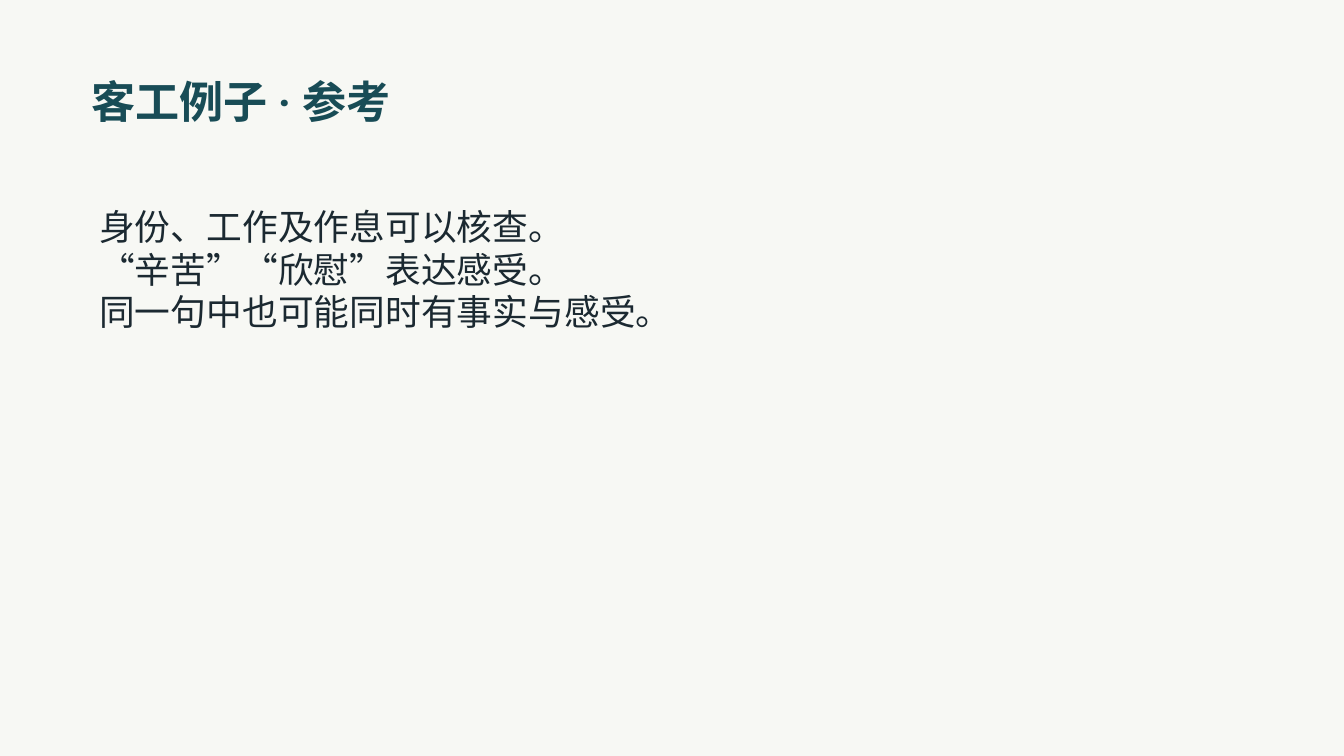
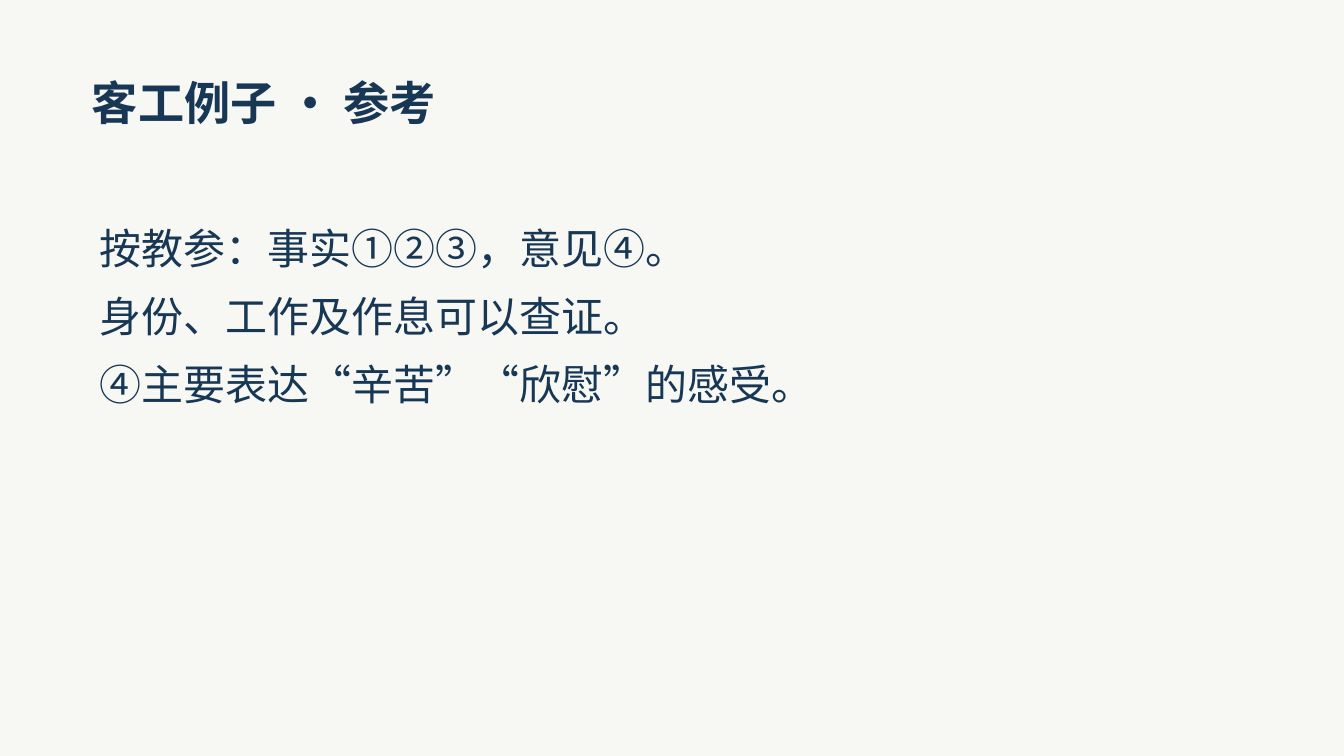
Before and after one commit to lf9675/huawentong-home, a slide deck: slide 29 of du/textbook/1hcl/unit6/shicheng-xuexi/teacher-slides.pptx (slide 24 before the commit). Drawn at 1344x756 pixels with LibreOffice and Linux fonts; fonts in the diff are those of the drawing. Boxes give left, top, right and bottom in pixels: in the first picture for what was removed or moved away, otherwise in the second. Text is boxed around its words. In the diff, an @@ line names an element or a change of style, - is before the commit and + after.

```diff
--- a/du/textbook/1hcl/unit6/shicheng-xuexi/teacher-slides.pptx
+++ b/du/textbook/1hcl/unit6/shicheng-xuexi/teacher-slides.pptx
@@ text "客工例子 · 参考" at bbox=[92, 80, 436, 124]: size 31.5 to 33 pt, font Roboto to Noto Sans CJK SC, text colour #184C56 to #173754 @@
@@ text at bbox=[99, 228, 813, 404]: text changed; size 25.5 to 30 pt; text colour #1B2931 to #173754 @@
-身份、工作及作息可以核查。
-“辛苦”“欣慰”表达感受。
-同一句中也可能同时有事实与感受。
+按教参：事实①②③，意见④。
+身份、工作及作息可以查证。
+④主要表达“辛苦”“欣慰”的感受。
```
Also in this commit, not shown: 26 other slides changed, 6 slides added, 1 slide removed, 16 other files.
